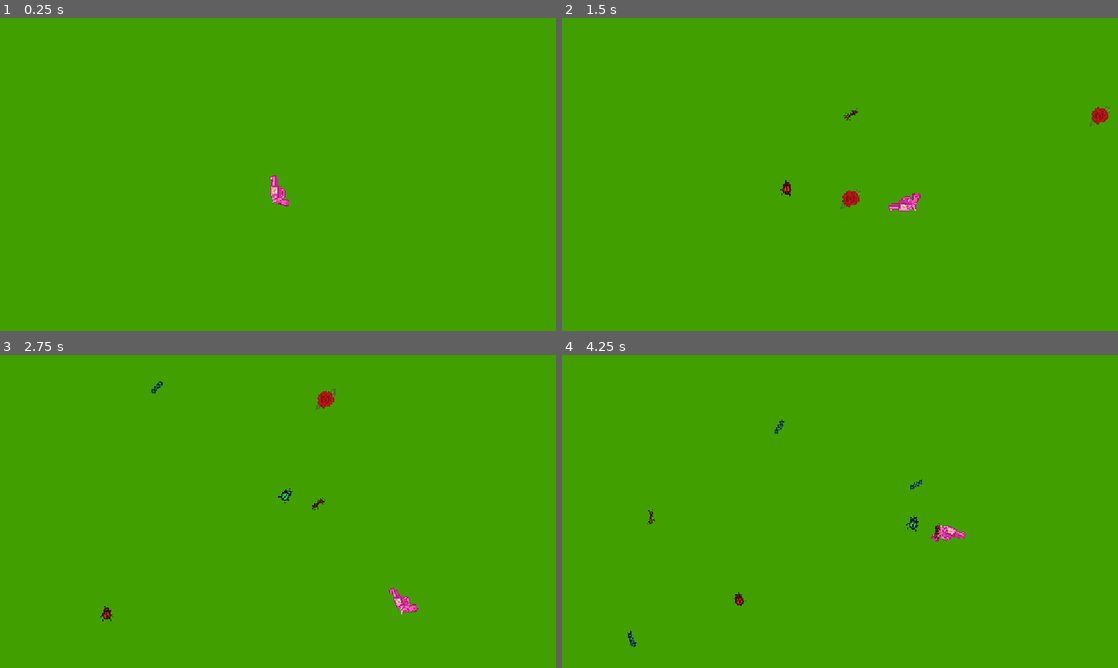
Above: before the commit, frames 1-4 (two rows, left to right).
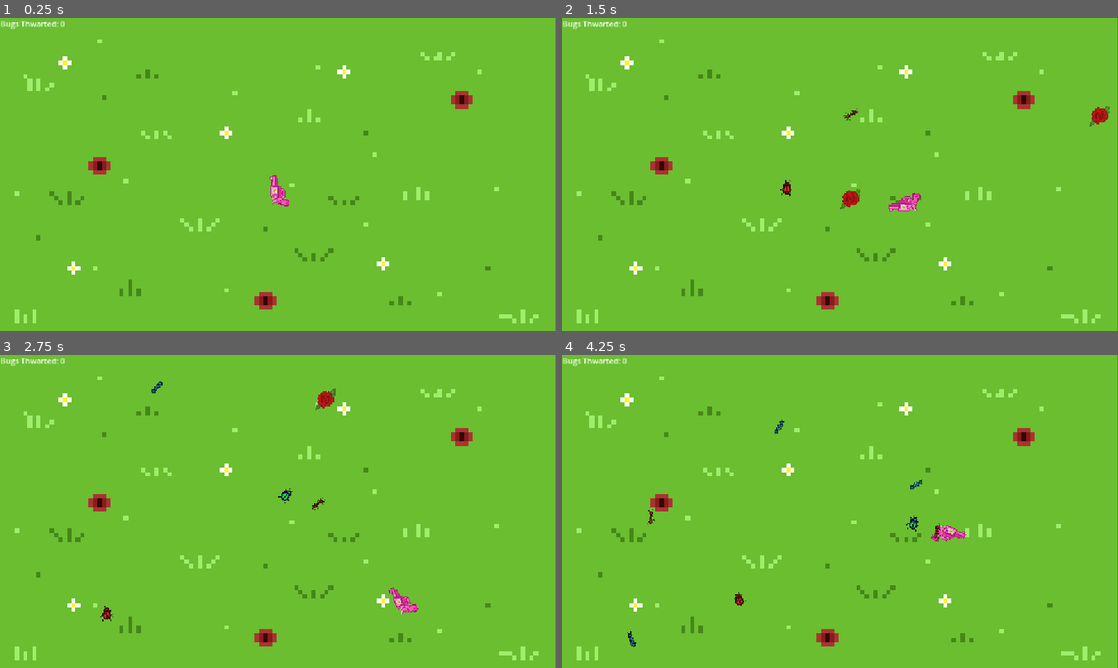
Above: after the commit, the same moments.

Repository: kazziecore/flower-shooter-game
Game: Godot game, scene res://scenes/game.tscn
Same seed, same stepped clock (60 frames per second), same inputs: the game is played once before the commit and once after it.
Inputs (mouse positions are in pixels of both pictures, inside the frame that each line leads up to):
- Up to frame 1 (0.25 s): no input
- Up to frame 2 (1.5 s): tap Enter at 0.5 s; move the mouse to (962, 158) at 0.52 s; hold D (right) 0.53-1.28 s; click (962, 158) at 0.6 s; move the mouse to (728, 190) at 1.27 s; hold S (down) from 1.28 s (still down); click (728, 190) at 1.35 s
- Up to frame 3 (2.75 s): move the mouse to (333, 442) at 2.02 s; release S (down) at 2.03 s; hold D (right) from 2.03 s (still down); click (333, 442) at 2.1 s
- Up to frame 4 (4.25 s): move the mouse to (812, 574) at 2.77 s; release D (right) at 2.78 s; hold W (up) 2.78-3.53 s; click (812, 574) at 2.85 s; move the mouse to (1006, 558) at 3.52 s; hold A (left) from 3.53 s (still down); click (1006, 558) at 3.6 s

The runs differ from the first frame. In frame 1, 100% of the frame differs, in the area x 0-100%, y 0-100%; in frame 2, 99%; in frame 3, 99%; in frame 4, 99%.

Commit message:
adding score system and bg art
the score system doesnt work yet but thats ok..

Diff:
--- /dev/null
+++ b/flower-shooter-game/control.gd
@@ -0,0 +1,6 @@
+extends Control
+
+@onready var score_label = $ScoreLabel
+
+func _process(_delta):
+	score_label.text = "Bugs Thwarted: " + str(GameManager.score)
--- a/flower-shooter-game/project.godot
+++ b/flower-shooter-game/project.godot
@@ -13,6 +13,10 @@
 config/name="flower shooter game"
 run/main_scene="uid://bxi8qaj4bttlu"
 config/features=PackedStringArray("4.4", "Forward Plus")
+
+[autoload]
+
+GameManager="*res://scripts/GameManager.gd"
 
 [display]
 
--- /dev/null
+++ b/flower-shooter-game/scenes/control.tscn
@@ -0,0 +1,15 @@
+[gd_scene load_steps=2 format=3 uid="uid://dlljannplo6nv"]
+
+[ext_resource type="Script" uid="uid://dg850usjpu1ba" path="res://control.gd" id="1_0fbet"]
+
+[node name="Control" type="Control"]
+layout_mode = 3
+anchors_preset = 0
+offset_right = 158.0
+offset_bottom = 57.0
+script = ExtResource("1_0fbet")
+
+[node name="ScoreLabel" type="Label" parent="."]
+layout_mode = 0
+offset_right = 146.0
+offset_bottom = 65.0
--- a/flower-shooter-game/scenes/game.tscn
+++ b/flower-shooter-game/scenes/game.tscn
@@ -1,7 +1,9 @@
-[gd_scene load_steps=7 format=3 uid="uid://bxi8qaj4bttlu"]
+[gd_scene load_steps=9 format=3 uid="uid://bxi8qaj4bttlu"]
 
 [ext_resource type="Script" uid="uid://qeldlcjpqe1u" path="res://scenes/game.gd" id="1_yqjtg"]
 [ext_resource type="PackedScene" uid="uid://cnrnfo2kfb304" path="res://scenes/player.tscn" id="2_lnu2h"]
+[ext_resource type="Texture2D" uid="uid://b474tbaleourq" path="res://assets/ground.png" id="3_lnu2h"]
+[ext_resource type="PackedScene" uid="uid://dlljannplo6nv" path="res://scenes/control.tscn" id="4_lbhrr"]
 
 [sub_resource type="WorldBoundaryShape2D" id="WorldBoundaryShape2D_uwrxv"]
 normal = Vector2(0, 1)
@@ -41,4 +43,17 @@
 wait_time = 0.5
 autostart = true
 
+[node name="ParallaxBackground" type="ParallaxBackground" parent="."]
+
+[node name="ParallaxLayer" type="ParallaxLayer" parent="ParallaxBackground"]
+
+[node name="Sprite2D" type="Sprite2D" parent="ParallaxBackground/ParallaxLayer"]
+z_index = -1
+texture_filter = 1
+position = Vector2(572, 323)
+scale = Vector2(9.03906, 9.04167)
+texture = ExtResource("3_lnu2h")
+
+[node name="Control" parent="." instance=ExtResource("4_lbhrr")]
+
 [connection signal="timeout" from="Timer" to="." method="_on_timer_timeout"]
--- /dev/null
+++ b/flower-shooter-game/scripts/GameManager.gd
@@ -0,0 +1,10 @@
+extends Node
+
+var score: int = 0
+
+func add_score(points: int = 1):
+	score += points
+	print("Score:", score)  # Debugging, replace with UI update later
+
+func reset_score():
+	score = 0
Binary file added: flower-shooter-game/assets/ground.png
Not shown, added: flower-shooter-game/assets/ground.png.import
Not shown, added: flower-shooter-game/control.gd.uid
Not shown, added: flower-shooter-game/scripts/GameManager.gd.uid
